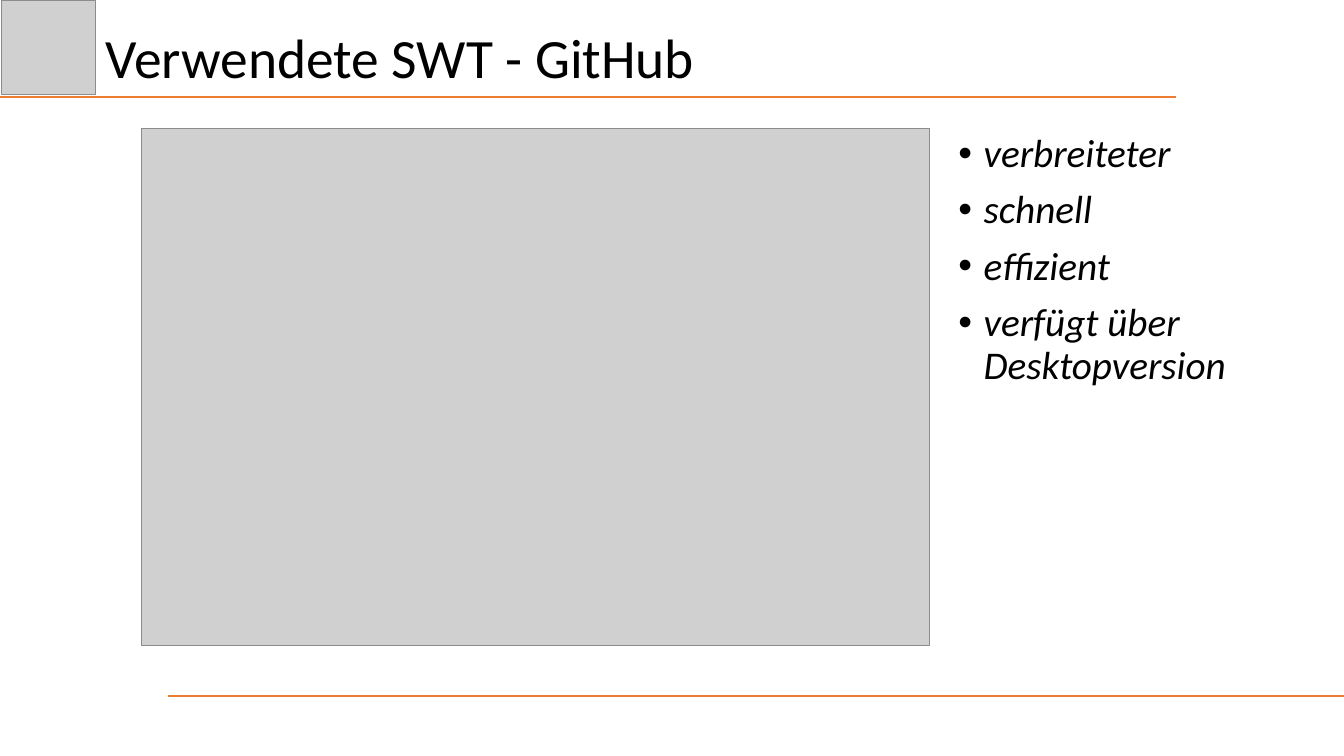
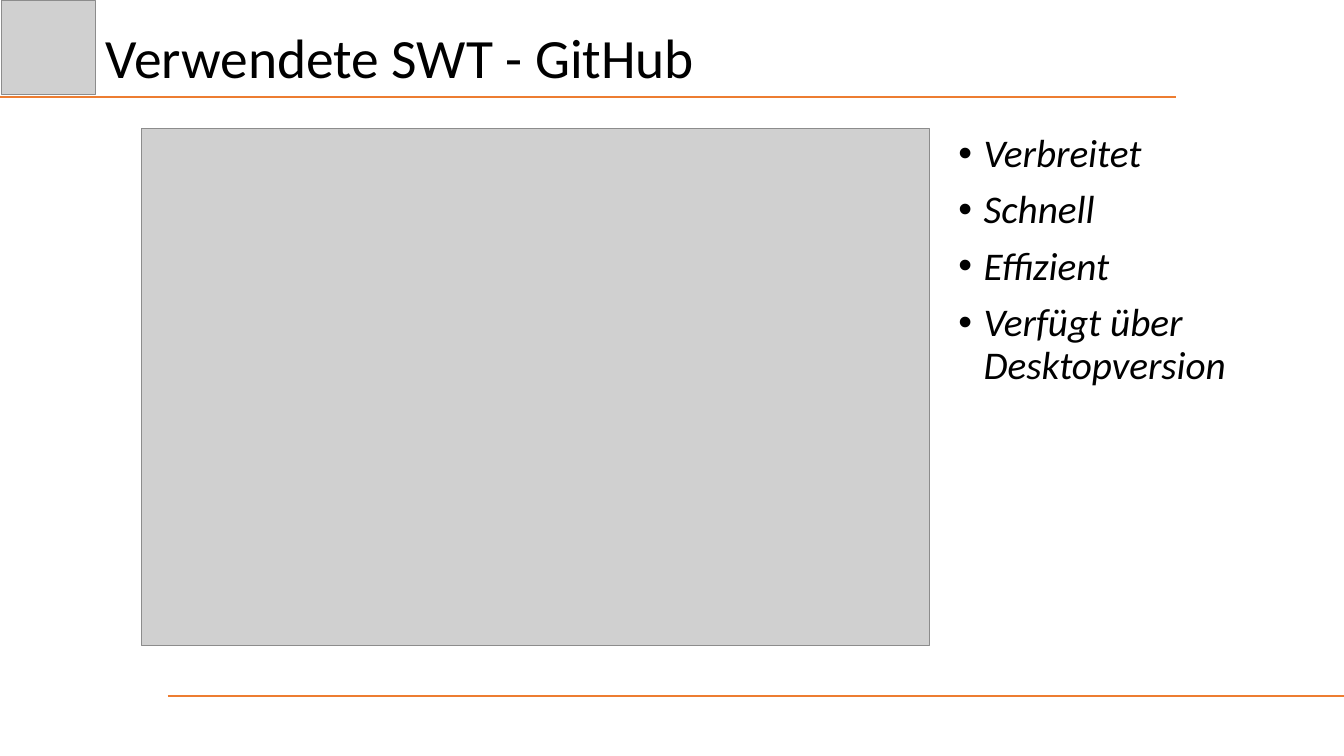
Before and after one commit to Schnitzel128/sejava, a slide deck: slide 20 of Präsentation/DezHex.pptx. Drawn at 1344x756 pixels with LibreOffice and Linux fonts; fonts in the diff are those of the drawing; grey boxes stand for pictures. Boxes give left, top, right and bottom in pixels: in the first picture for what was removed or moved away, otherwise in the second. Text is boxed around its words. In the diff, an @@ line names an element or a change of style, - is before the commit and + after.

Commit message:
Update_Praesi
Grammar_Nazi

```diff
--- a/Präsentation/DezHex.pptx
+++ b/Präsentation/DezHex.pptx
@@ text at (984,139,1226,386): text changed @@
-• verbreiteter
-• schnell
-• effizient
-• verfügt über Desktopversion
+• Verbreitet
+• Schnell
+• Effizient
+• Verfügt über Desktopversion
```
Also in this commit, not shown: 3 other slides changed.
